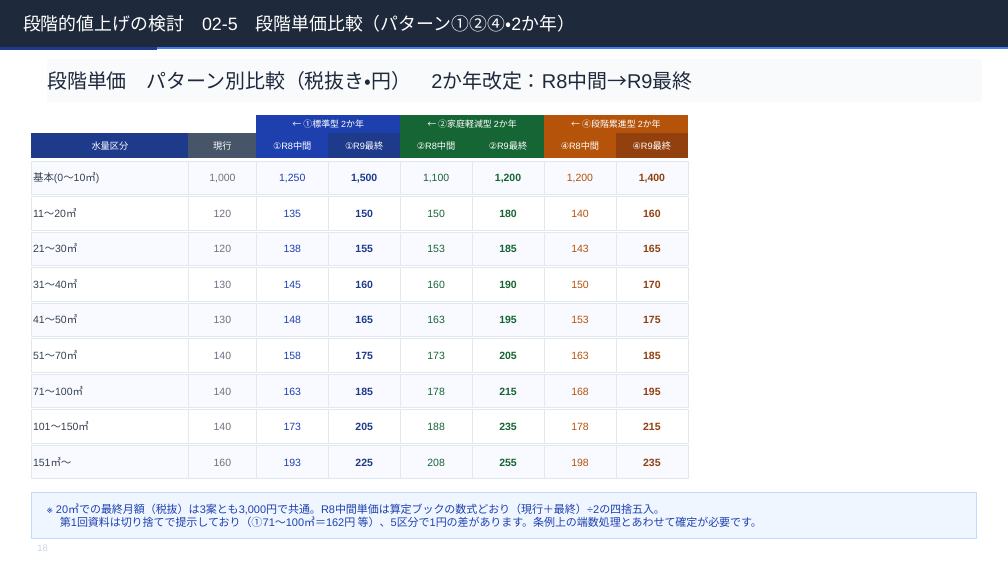
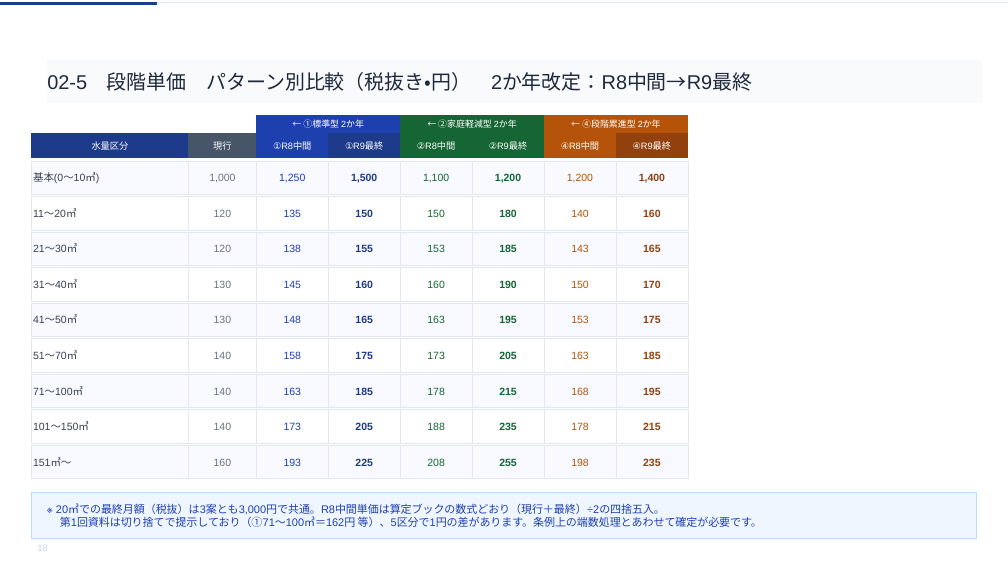
Before and after one commit to ryowakayama-gif/repository, a slide deck: slide 18 of rokko_sewage_council/output/六戸町_第2回審議会資料.pptx. Drawn at 1008x567 pixels with LibreOffice and Linux fonts; fonts in the diff are those of the drawing. Boxes give left, top, right and bottom in pixels: in the first picture for what was removed or moved away, otherwise in the second. Text is boxed around its words. In the diff, an @@ line names an element or a change of style, - is before the commit and + after.

```diff
--- a/rokko_sewage_council/output/六戸町_第2回審議会資料.pptx
+++ b/rokko_sewage_council/output/六戸町_第2回審議会資料.pptx
@@ freeform shape: place and size @@
-freeform shape at (0, 47, 157, 50)
+freeform shape at (0, 2, 157, 5)
@@ freeform shape: place and size @@
-freeform shape at (0, 47, 1008, 48)
+freeform shape at (0, 2, 1008, 3)
@@ freeform shape at (0, 2, 1008, 3): fill #3B82F6 to #E2E8F0 @@
@@ freeform shape removed at (0, 0, 1008, 47) @@
-段階的値上げの検討 02-5 段階単価比較（パターン①②④・2か年）
@@ text in freeform shape at (47, 72, 752, 91): text changed @@
-段階単価 パターン別比較（税抜き・円） 2か年改定：R8中間→R9最終
+02-5 段階単価 パターン別比較（税抜き・円） 2か年改定：R8中間→R9最終
```
Also in this commit, not shown: 30 other slides changed, 3 other files.
